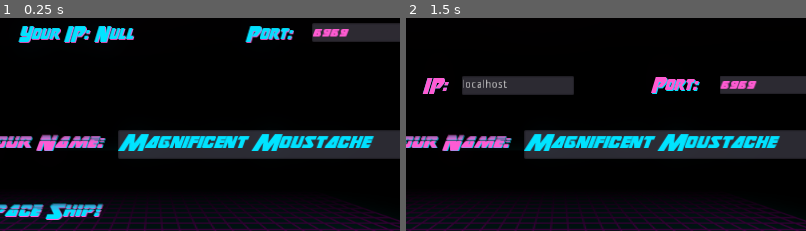
Above: before the commit, frames 1-2 (left to right).
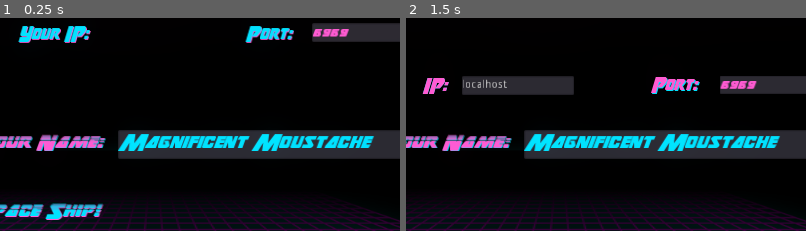
Above: after the commit, the same moments.

Repository: Joniras/MoustacheDesinfectant
Game: Godot game, scene res://Scenes/StartScreen/UI.tscn
Same seed, same stepped clock (60 frames per second), same inputs: the game is played once before the commit and once after it.
Inputs (mouse positions are % of the whole screen's width and height, from its top left):
- Up to frame 1 (0.25 s): no input
- Up to frame 2 (1.5 s): click (30, 38) at 0.5 s; click (30, 38) at 1.25 s
The pictures show only the part of the screen within x 33-83%, y 21-71%; the shares and areas given below are measured in that part.

The runs differ from the first frame. In frame 1, 0.6% of the frame differs, in the area x 23-34%, y 3-12%; in frame 2, nothing differs.

Commit message:
Docking synced and public ip-api

Diff:
--- a/Characters/Player.tscn
+++ b/Characters/Player.tscn
@@ -21,8 +21,9 @@
 var health = 100
 var player_nr = null
 var advertising = false
-var player2 = null
+
 var docked = false
+var is_master = false
 
 
 onready var BULLET = preload(\"res://Characters/Bullet.tscn\")
@@ -30,11 +31,15 @@
 # Called when the node enters the scene tree for the first time.
 func _ready():
 	connect(\"body_entered\", self, \"_on_enemy_body_enter\")
+	if(is_network_master()):
+		rpc(\"set_position\",position)
+	is_master = is_network_master()
 
 func setup(_nr, _position, _health):
 	max_health = _health
 	health = _health
 	position = _position
+
 	if(_nr == 1):
 		#server gets ship 1
 		self.remove_child(get_node(\"Ship_2\"))
@@ -52,30 +57,30 @@
 		print(\"Using Ship1\")
 	else:
 		print(\"Using Ship2\")
-	if is_my_ship():
+	if is_network_master():
 		print(\"I am controlling: \",player_nr)
 	else:
 		print(\"I Am not controlling this: \", player_nr)
 	print(\"Network master: \", get_network_master())
 
 func _process(delta):
-	if is_network_master():
-		if(!is_currently_dock_slave()):
+	if is_master:
+		var is_slave = is_currently_dock_slave()
+		if(!is_slave):
 			process_movement(delta)
-
-		if(!is_currently_dock_slave() or is_currently_dock_slave() and !Config.is_server):
+		if(is_slave or !docked):
 			if Input.is_action_pressed(\"shoot_1\"):
 				shoot()
 		if !docked:
 			if Input.is_action_just_pressed(\"dock_1\"):
-				set_advertising(!advertising)
+				rpc(\"set_advertising_puppet\",!advertising)
 
 
 func is_currently_dock_slave():
 	return docked and !Config.is_server
 
-func is_my_ship():
-	return player_nr == \"1\" and Config.is_server or player_nr != \"1\" and !Config.is_server
+func is_currently_dock_master():
+	return docked and Config.is_server
 
 func shoot():
 	if bullet_allowed:
@@ -106,9 +111,8 @@
 		movement.y = 1 * SPEED
 	if((movement.x != 0 or movement.y != 0) and in_game(position + movement * delta)):
 		addPosition(movement*delta)
-		# if docked and Config.is_server:
-			# player2.addPosition(movement*delta)
-
+		if docked and Config.is_server:
+			get_parent().move_second((movement*delta))
 
 func gainXP(amount):
 	experience += amount
@@ -126,7 +130,7 @@
 	$CanvasLayer/HealthBar.value = percent
 
 func _on_enemy_body_enter(body):
-	print(\"Player collided with\",body.get_name())
+	# print(\"Player collided with\",body.get_name())
 	if \"Enemy\" in body.get_name():
 		inflictDamage(LOSS_AFTER_ENEMY_HIT)
 		body.kill_after_player_hit()
@@ -148,6 +152,18 @@
 
 func enemy_left_out():
 	inflictDamage(LOSS_AFTER_ENEMY_HIT)
+
+
+func addPosition(_movement):
+	# rpc_id(Config.other_player_id, \"move_player\", {position: position})
+	rpc_unreliable(\"set_position\",position+_movement)
+
+puppetsync func set_position(p_position):
+	position = p_position
+	$CanvasLayer.offset = p_position
+
+puppetsync func set_advertising_puppet(is_advertising):
+	set_advertising(is_advertising)
 
 func set_advertising(is_advertising):
 	advertising = is_advertising
@@ -157,25 +173,9 @@
 	else:
 		$AnimationPlayer.get_animation(\"dock\").set_loop(false)
 
-func set_player(_player):
-	player2 = _player
-
-func addPosition(_movement):
-	# rpc_id(Config.other_player_id, \"move_player\", {position: position})
-	rpc_unreliable(\"set_position\",position+_movement)
-
-puppetsync func set_position(p_position):
-	position = p_position
-	$CanvasLayer.offset = p_position
-
-
 func take_control():
-	player2.position.y = position.y
-	player2.set_advertising(false)
-	set_advertising(false)
-	player2.docked = true
-	docked = true
-
+	print(\"Trying to take control as \", player_nr, \" Other player is: \", Config.other_player_id)
+	get_parent().docking()
 
 "
 
@@ -209,7 +209,8 @@
 
 
 func _ready():
-	connect(\"body_entered\", self, \"_on_enemy_body_enter\")
+	if get_parent().is_network_master():
+		connect(\"body_entered\", self, \"_on_enemy_body_enter\")
 
 func _on_enemy_body_enter(body):
 	print(\"Dock collided with \",body.get_name())
--- a/Scenes/Game/Game.tscn
+++ b/Scenes/Game/Game.tscn
@@ -23,7 +23,7 @@
 		_timer.connect(\"timeout\", self, \"_on_Timer_timeout\")
 		_timer.set_wait_time(1/float(ENEMY_SPAWN_PER_SECOND))
 		_timer.set_one_shot(false)
-		_timer.start()
+		# _timer.start()
 	spawn_player(Config.other_player_id)
 	spawn_player(get_tree().get_network_unique_id())
 
@@ -31,6 +31,27 @@
 # Called every frame. 'delta' is the elapsed time since the previous frame.
 func _process(_delta):
 	pass
+
+func docking():
+	rpc(\"set_docked\")
+
+sync func set_docked():
+	var position_y = null
+	for member in get_tree().get_nodes_in_group(\"player\"):
+		member.docked = true
+		member.set_advertising(false)
+		if position_y == null:
+			position_y = member.position.y
+		else:
+			member.position.y = position_y
+
+func move_second(movement):
+	rpc(\"_move_second\", Config.other_player_id, movement)
+
+sync func _move_second(other_player, movement):
+	var player2 = get_node(str(other_player))
+	player2.position += movement
+	player2.get_node(\"CanvasLayer\").offset = player2.position
 
 func _on_Timer_timeout():
 	rng.randomize()
@@ -44,7 +65,7 @@
 	player.setup(_id,Vector2(100,my_random_number),Config.PLAYER_HEALTH)
 	player.set_network_master(_id)
 	player.name = str(_id)
-	player.done_setup()
+	# player.done_setup()
 	self.add_child(player)
 	return player
 
--- a/Scenes/StartScreen/UI.tscn
+++ b/Scenes/StartScreen/UI.tscn
@@ -356,8 +356,11 @@
 __meta__ = {
 "_edit_use_anchors_": false
 }
+
+[node name="HTTPRequest" type="HTTPRequest" parent="."]
 [connection signal="pressed" from="cb_host" to="." method="_on_cb_host_pressed"]
 [connection signal="pressed" from="cb_client" to="." method="_on_cb_client_pressed"]
+[connection signal="gui_input" from="lbl_ip_and_port" to="." method="_on_lbl_ip_and_port_gui_input"]
 [connection signal="pressed" from="btn_connect" to="." method="_on_btn_connect_pressed"]
 [connection signal="pressed" from="cb_ship_pack_1" to="." method="_on_cb_ship_pack_1_pressed"]
 [connection signal="pressed" from="cb_ship_pack_2" to="." method="_on_cb_ship_pack_2_pressed"]
--- a/Scenes/StartScreen/networking.gd
+++ b/Scenes/StartScreen/networking.gd
@@ -7,7 +7,7 @@
 #var SERVER_IP = "127.0.0.1"
 #var SERVER_PORT = 8439
 var MAX_PLAYERS = 2
-var my_ip = _get_public_ip()
+var my_ip = null
 var player_info = {}
 var my_info = {name = "player", ship = 1}
 
@@ -21,14 +21,15 @@
 	get_tree().connect("connected_to_server", self, "_connected_ok")
 	get_tree().connect("connection_failed", self, "_connected_fail")
 	get_tree().connect("server_disconnected", self, "_server_disconnected")
-
+	$HTTPRequest.connect("request_completed", self, "_on_request_completed")
+	$HTTPRequest.request("https://api.ipify.org/")
 	# close networking
 #	get_tree().set_network_peer(null)
 
 
-# Called every frame. 'delta' is the elapsed time since the previous frame.
-#func _process(delta):
-#	pass
+func _on_request_completed(result, response_code, headers, body):
+	my_ip = body.get_string_from_utf8()
+	get_node("lbl_ip_and_port").text = "Your IP: %s" % my_ip
 
 func _connect():
 	Config.is_server = get_node("cb_host").pressed
@@ -56,16 +57,6 @@
 	# Store the info
 	player_info[id] = info
 
-
-static func _get_public_ip():
-	var rx = RegEx.new()
-	rx.compile("^([0-9]+\\.[0-9]+\\.[0-9]+\\.[0-9]+)$")
-	var ips = IP.get_local_addresses()
-	for ip in ips:
-		var result = rx.search(ip)
-		if result and ip != "127.0.0.1":
-			return ip
-	return null
 
 ######## server callbacks
 func _player_connected(id):
@@ -147,3 +138,13 @@
 	my_info.ship = 2
 	get_node("cb_ship_pack_1").pressed = false
 	get_node("cb_ship_pack_2").pressed = true
+
+
+func _on_lbl_ip_and_port_gui_input(event):
+	print("in here", event)
+	if event is InputEventMouseButton and event.button_index == BUTTON_LEFT and event.is_pressed():
+		self.on_click()
+
+func on_click():
+	print("is_click")
+	OS.set_clipboard(my_ip)
